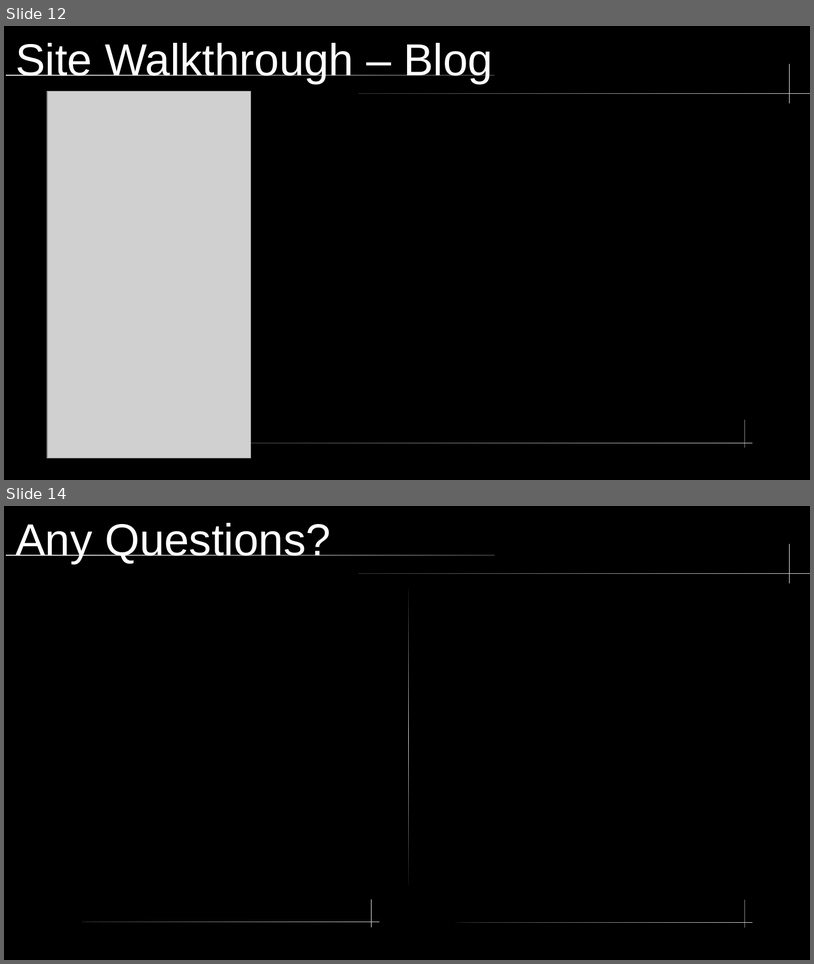
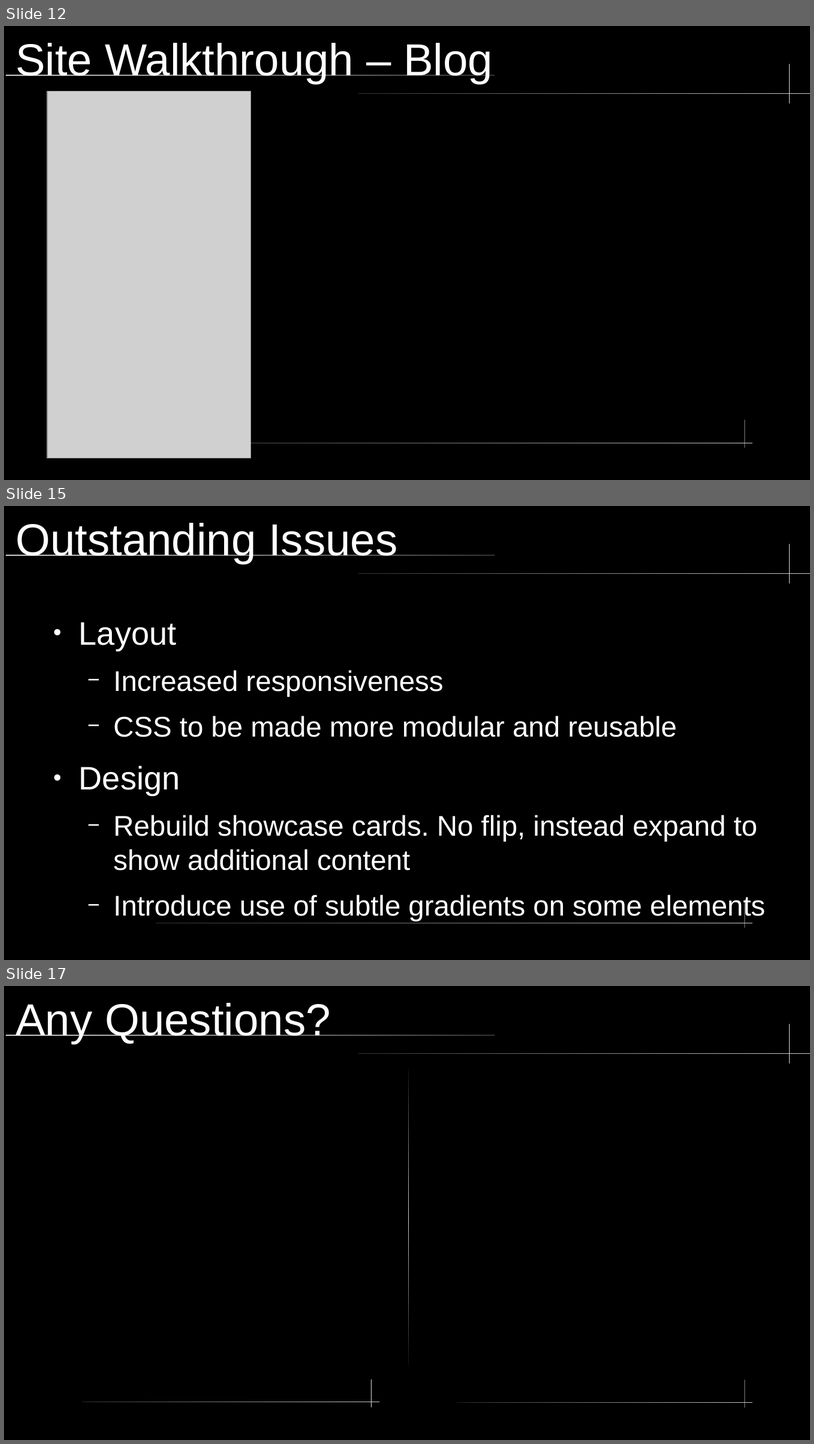
Before and after one commit to Samworth27/Portfolio, a slide deck: docs/presentation.odp. Shown one above the other, each under a label of ours: slides 12 and 14 before the commit, slides 12, 15 and 17 after it; the slides between them are not shown. The pictures are 814x964 and 814x1444 pixels, drawn with LibreOffice and Linux fonts; fonts in the diff are those of the drawing; grey boxes stand for pictures. Boxes give left, top, right and bottom in pixels: in the first picture for what was removed or moved away, otherwise in the second. Text is boxed around its words. In the diff, an @@ line names an element or a change of style, - is before the commit and + after.

```diff
--- a/docs/presentation.odp
+++ b/docs/presentation.odp
@@ slide 15 added at bbox=[4, 506, 810, 960], background #000000; not listed: 5 template elements that a slide beside it also shows @@
@@ title added at bbox=[15, 523, 398, 564], 44 pt, text #FFFFFF @@
+Outstanding Issues
@@ text added at bbox=[79, 622, 765, 921], 28 pt, text #FFFFFF @@
+● Layout
+  − Increased responsiveness
+  − CSS to be made more modular and reusable
+● Design
+  − Rebuild showcase cards. No flip, instead expand to show additional content
+  − Introduce use of subtle gradients on some elements
@@ what was slide 14 is now slide 17 @@
```
Also in this commit, not shown: 3 slides changed, 2 other slides added, 7 other files.
